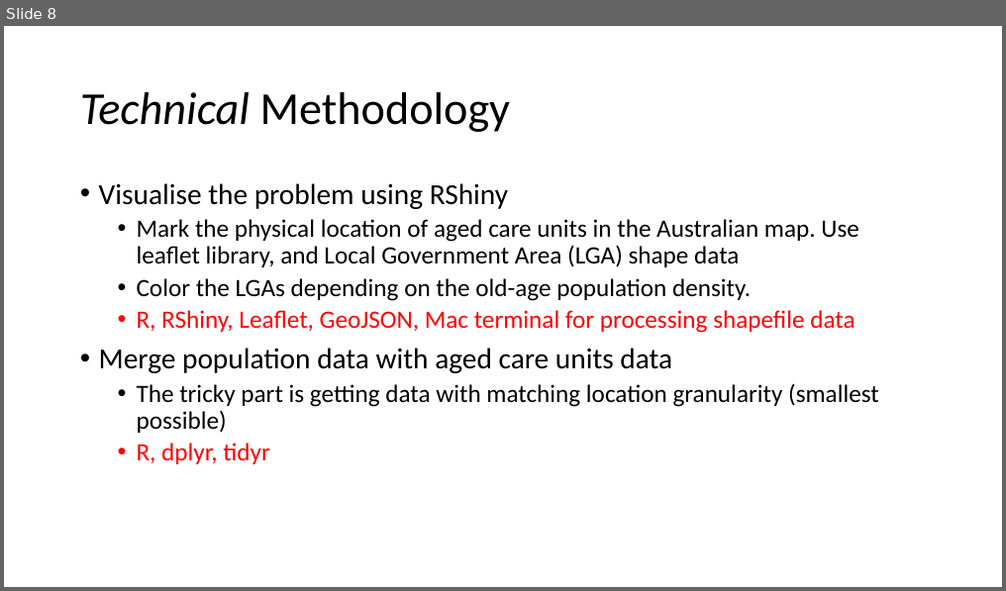
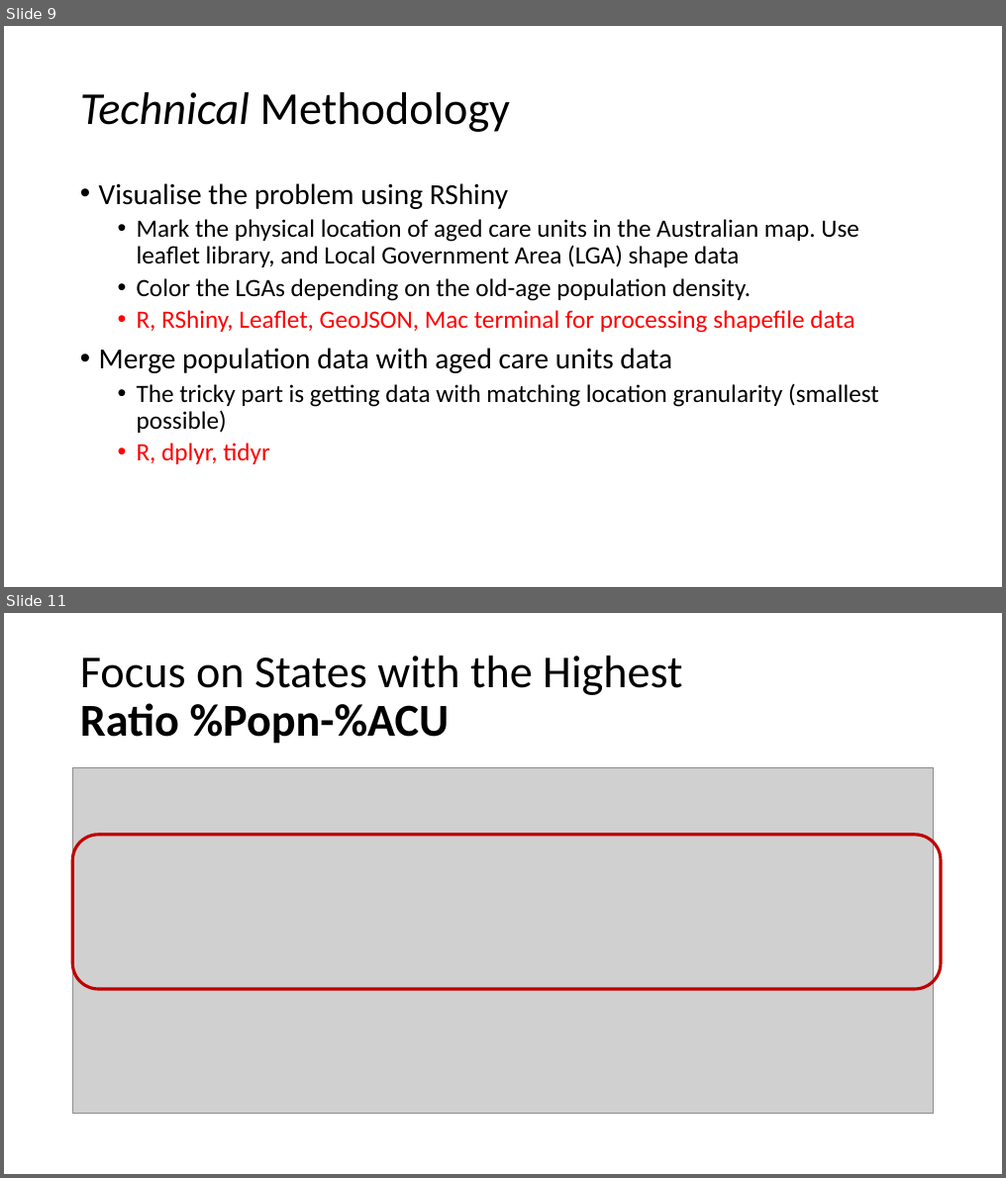
Before and after one commit to vdencarnacion/probset, a slide deck: final_presentation.pptx. Shown one above the other, each under a label of ours: slide 8 before the commit, slides 9 and 11 after it; the slides between them are not shown. The pictures are 1006x591 and 1006x1178 pixels, drawn with LibreOffice and Linux fonts; fonts in the diff are those of the drawing; grey boxes stand for pictures. Boxes give left, top, right and bottom in pixels: in the first picture for what was removed or moved away, otherwise in the second. Text is boxed around its words. In the diff, an @@ line names an element or a change of style, - is before the commit and + after.

```diff
--- a/final_presentation.pptx
+++ b/final_presentation.pptx
@@ slide 11 added at (x1=4, y1=613, x2=1002, y2=1174), background #FFFFFF @@
@@ title added at (x1=80, y1=656, x2=682, y2=744), 44 pt, text #000000 @@
+Focus on States with the Highest
+Ratio %Popn-%ACU
@@ picture added at (x1=73, y1=767, x2=934, y2=1113) @@
@@ rounded rectangle added at (x1=73, y1=835, x2=942, y2=989), outline #C00000 3 pt @@
@@ what was slide 8 is now slide 9 @@
```
Also in this commit, not shown: 5 slides changed, 4 other slides added, 1 other file.
